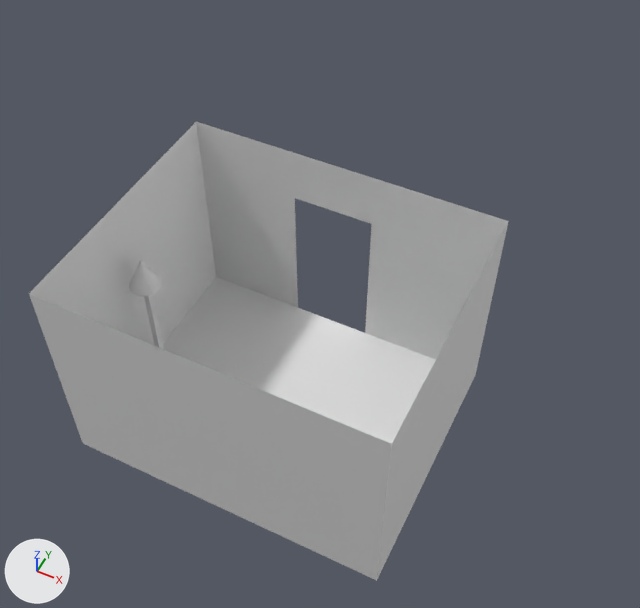
Two versions of the Blender file Assets/Assets/Models/Main Menu/GrayBox.blend, one commit apart.
Rendered twice from a camera (50 mm lens) standing at (16.8, -28.6, 47.0) and looking at (0.0, 4.9, 5.2). The axes (+X, +Y, +Z) are drawn at lower left. The lights are the same throughout.

In view in the first picture: 'Floor', 'Shade', 'Stand', 'Walls'.
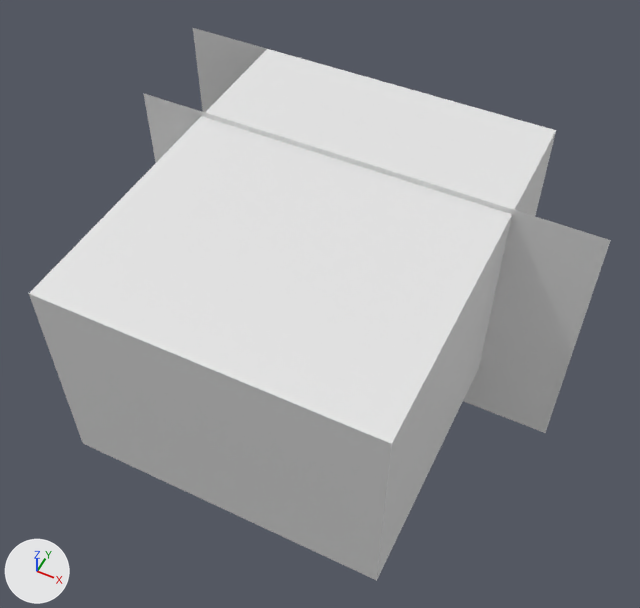
Pixel boxes [x1, y1, x2, y2] of what changed, in the pictures (640 x 608 px; the box of a moved part takes in the faces that stretch with it):
'Ceiling', added: after [29, 49, 556, 444]
'Walls', reshaped, modifiers changed (10% wider, 20% taller): before [29, 122, 509, 580]; after [29, 28, 556, 580]
'Plane', added: after [143, 93, 611, 433]
'Shade', deleted: before [129, 260, 162, 296]
'Stand', deleted: before [144, 295, 163, 349]
part 1 of me_cube_007, built on: before [196, 122, 508, 359]; after [193, 28, 556, 373]
part 2 of me_cube_009, moved or reshaped (not visible afterwards): before [163, 277, 436, 440]

What changed in the scene script:
```text
Change me_cube_007:
    where me_cube_007.from_pydata(...)  # 8 vertices, 4 faces; spans x -1.0..1.0, y -1.0..1.0, z -1.0..1.0
    used by ob_walls; location = (0.0, 0.0, 6.9); scale = (10.0, 8.0, 6.9)
    verts and faces of me_cube_007; kept vertices keep their numbers, new ones are numbered from 8
    before: 2 (-1.0, 1.0, -1.0), 3 (-1.0, 1.0, 1.0), 6 (1.0, 1.0, -1.0), 7 (1.0, 1.0, 1.0)
    me_cube_007 part 1
    add delete_faces([(2, 6, 7, 3)])
    add verts[8] = (-0.33, 1.0, -1.0)
    add verts[9] = (0.18, 1.0, -1.0)
    add verts[10] = (0.18, 1.0, 0.48)
    add verts[11] = (-0.33, 1.0, 0.48)
    add for new, old in zip([*range(12, 16)], [*range(8, 12)]): verts[new] = verts[old] + (0.0, 0.03, 0.0)
    add verts[16] = (1.0, 2.13, -1.0)
    add verts[17] = (1.0, 2.13, 1.0)  # pixel (556, 130)
    add verts[18] = (-1.59, 2.13, -1.0)
    add verts[19] = (-1.59, 2.13, 1.0)  # pixel (192, 27)
    add faces += [(2, 8, 11, 10, 9, 6, 7, 3), (10, 11, 15, 14), (8, 12, 15, 11), (9, 10, 14, 13), (6, 7, 17, 16), (16, 17, 19, 18)]
Change me_cube_009:
    where me_cube_009.from_pydata(...)  # 4 vertices, 1 face; spans x -1.0..1.0, y -1.0..1.0, z -1.0
    used by ob_floor; location = (0.0, 0.0, 6.9); scale = (10.0, 8.0, 6.9)
    me_cube_009 part 2
    me_cube_009.vertices[1].co: (-1.0, 1.0, -1.0) -> (-1.0, 2.12, -1.0)  # pixel (215, 276) -> not seen
    me_cube_009.vertices[3].co: (1.0, 1.0, -1.0) -> (1.0, 2.12, -1.0)  # pixel (475, 374) -> not seen
Add me_plane:
    me_plane.from_pydata([(-1.0, -1.0, 0.0), (1.0, -1.0, 0.0), (-1.0, 1.0, 0.0), (1.0, 1.0, 0.0)], [], [(0, 1, 3, 2)])
Add me_cube_008:
    me_cube_008.from_pydata([(-1.0, -1.0, 1.0), (-1.0, 2.13, 1.0), (1.0, -1.0, 1.0), (1.0, 2.13, 1.0)], [], [(0, 1, 3, 2)])
Change ob_walls:
    remove _m = ob_walls.modifiers.new('Boolean', 'BOOLEAN')
    remove _m.object = ob_door
Remove ob_stand:
    ob_stand = bpy.data.objects.new('Stand', me_cube_003)
    ob_stand.location = (-8.65, -0.92, 4.56)
    ob_stand.scale = (0.182, 0.182, 4.64)
Remove ob_shade:
    ob_shade = bpy.data.objects.new('Shade', me_cone)
    ob_shade.location = (-8.65, -0.91, 9.39)
    ob_shade.scale = (0.977, 0.977, 1.02)
Add ob_plane:
    ob_plane = bpy.data.objects.new('Plane', me_plane)
    ob_plane.location = (0.57, 8.62, 5.0)
    ob_plane.rotation_euler = (-1.571, 0.0, 0.0)  # degrees (-90, 0, 0)
    ob_plane.scale = (14.8, 9.15, 9.15)
Add ob_ceiling:
    ob_ceiling = bpy.data.objects.new('Ceiling', me_cube_008)
    ob_ceiling.location = (0.0, 0.0, 6.9)
    ob_ceiling.scale = (10.0, 8.0, 6.9)
```
